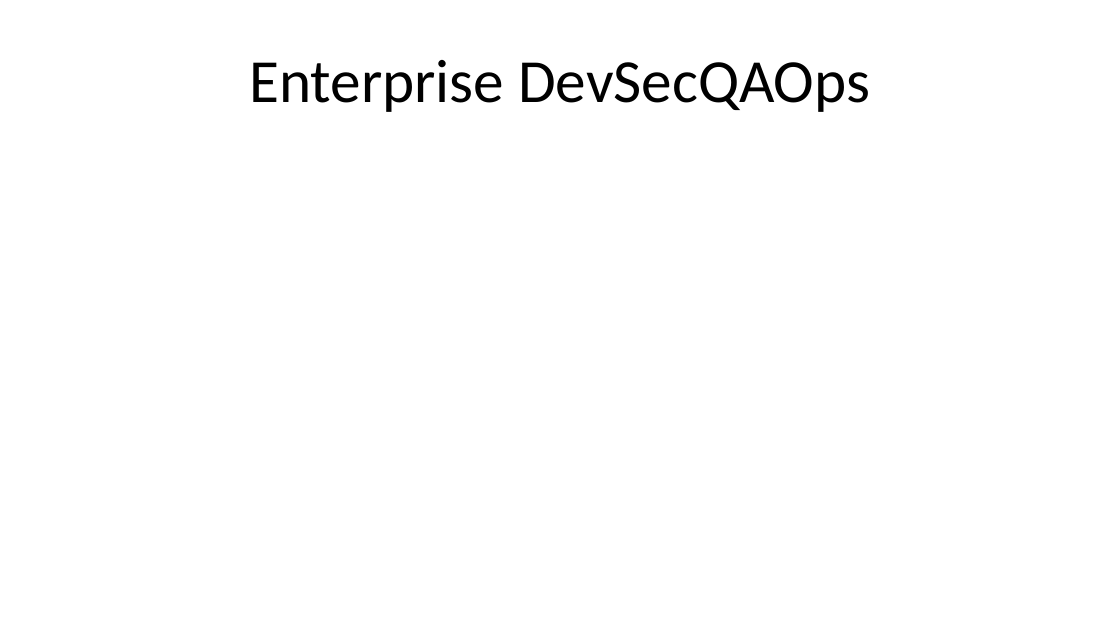
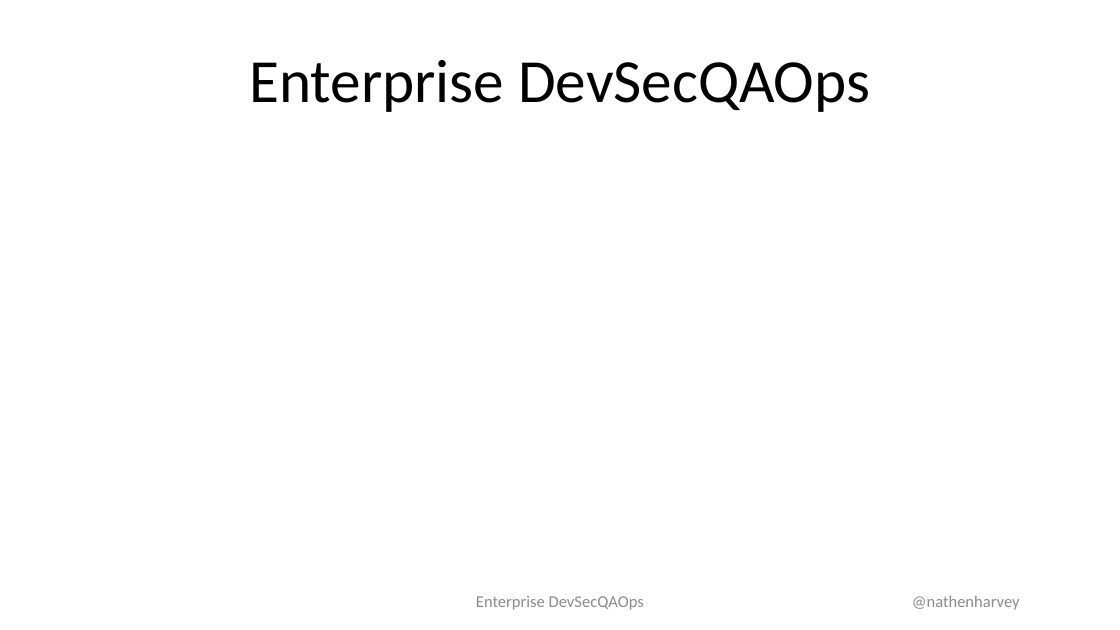
Before and after one commit to nathenharvey/devopsdays-austin-2016-presentations, a slide deck: slide 9 of Rugged Enterprise DevSecNetQAGovOps - Nathen Harvey - Ignite.pptx (slide 6 before the commit). Drawn at 1120x630 pixels with LibreOffice and Linux fonts; fonts in the diff are those of the drawing; background and template pictures are left out. Boxes give left, top, right and bottom in pixels: in the first picture for what was removed or moved away, otherwise in the second. Text is boxed around its words. In the diff, an @@ line names an element or a change of style, - is before the commit and + after.

```diff
--- a/Rugged Enterprise DevSecNetQAGovOps - Nathen Harvey - Ignite.pptx
+++ b/Rugged Enterprise DevSecNetQAGovOps - Nathen Harvey - Ignite.pptx
@@ text added at (x1=476, y1=596, x2=644, y2=610), 17 pt, text #8C8C8C @@
+Enterprise DevSecQAOps
@@ text added at (x1=912, y1=595, x2=1020, y2=610), 17 pt, text #8C8C8C @@
+@nathenharvey
```
Also in this commit, not shown: 5 other slides changed, 13 slides added, 13 slides removed, 2 other files.
